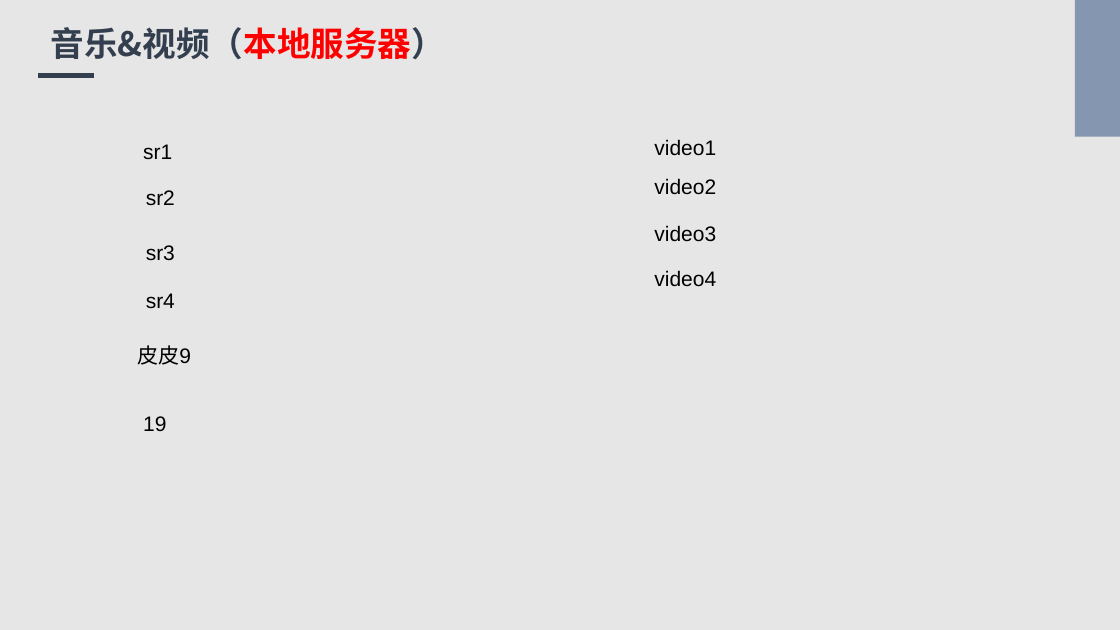
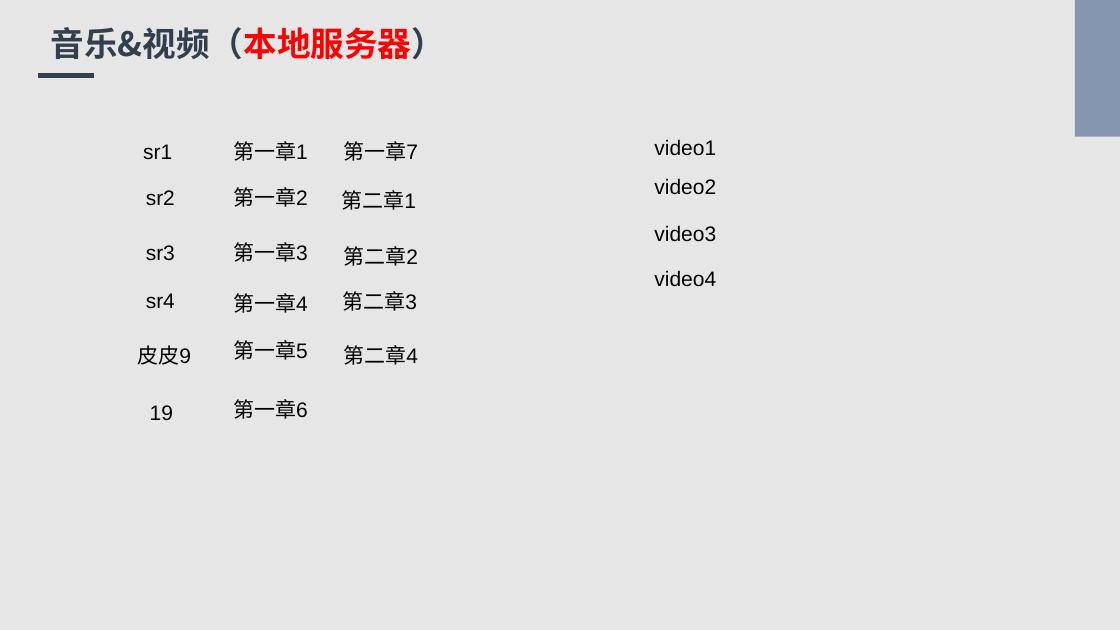
Before and after one commit to Bukehi/BukehiWeb, a slide deck: slide 17 of livefile/livepowerpoint.pptx. Drawn at 1120x630 pixels with LibreOffice and Linux fonts; fonts in the diff are those of the drawing. Boxes give left, top, right and bottom in pixels: in the first picture for what was removed or moved away, otherwise in the second. Text is boxed around its words. In the diff, an @@ line names an element or a change of style, - is before the commit and + after.

Commit message:
"upgrade commit"

```diff
--- a/livefile/livepowerpoint.pptx
+++ b/livefile/livepowerpoint.pptx
@@ text added at bbox=[233, 141, 308, 161], 18 pt, text #000000 @@
+第一章1
@@ text added at bbox=[343, 141, 418, 161], 18 pt, text #000000 @@
+第一章7
@@ text added at bbox=[233, 187, 308, 207], 18 pt, text #000000 @@
+第一章2
@@ text added at bbox=[341, 190, 416, 210], 18 pt, text #000000 @@
+第二章1
@@ text added at bbox=[233, 242, 308, 262], 18 pt, text #000000 @@
+第一章3
@@ text added at bbox=[343, 246, 418, 266], 18 pt, text #000000 @@
+第二章2
@@ text added at bbox=[233, 293, 308, 313], 18 pt, text #000000 @@
+第一章4
@@ text added at bbox=[342, 291, 417, 311], 18 pt, text #000000 @@
+第二章3
@@ text added at bbox=[233, 340, 308, 360], 18 pt, text #000000 @@
+第一章5
@@ text added at bbox=[343, 345, 418, 365], 18 pt, text #000000 @@
+第二章4
@@ text "19": place and size @@
-text "19" at bbox=[143, 416, 166, 431]
+text "19" at bbox=[150, 405, 173, 420]
@@ text added at bbox=[233, 399, 308, 419], 18 pt, text #000000 @@
+第一章6
```
